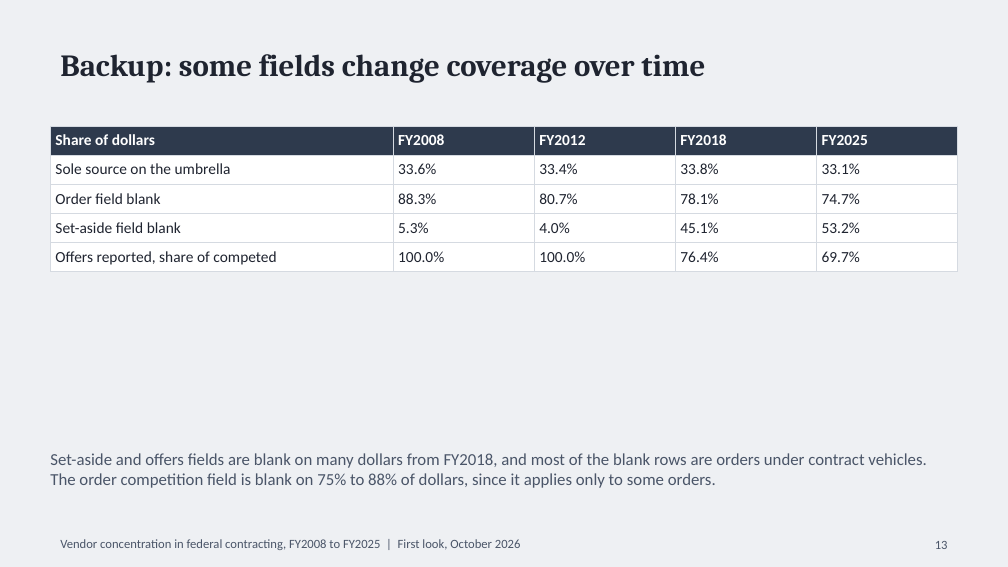
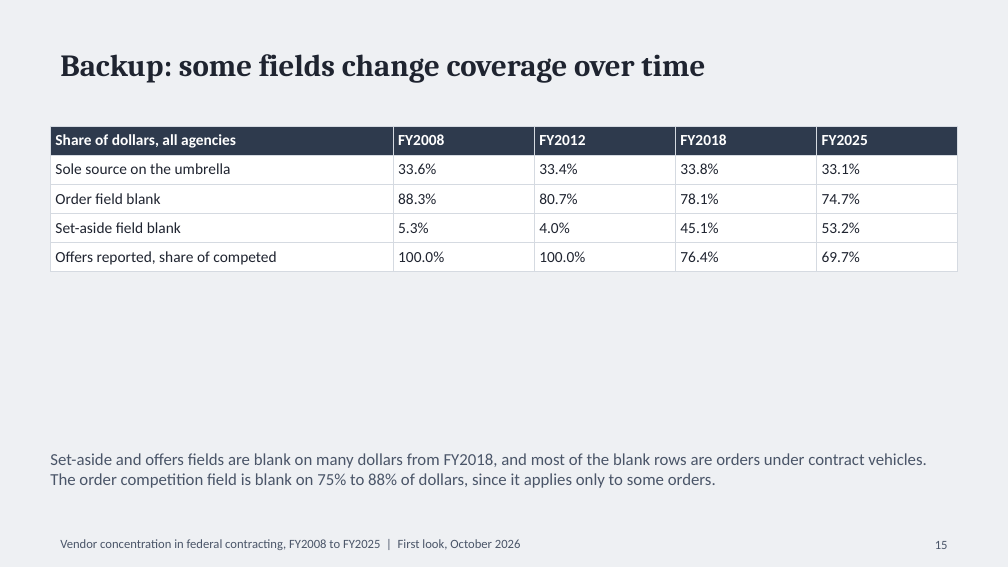
Before and after one commit to abh5227/federal-contracting-concentration, a slide deck: slide 15 of reports/eda/eda_presentation.pptx (slide 13 before the commit). Drawn at 1008x567 pixels with LibreOffice and Linux fonts; fonts in the diff are those of the drawing. Boxes give left, top, right and bottom in pixels: in the first picture for what was removed or moved away, otherwise in the second. Text is boxed around its words. In the diff, an @@ line names an element or a change of style, - is before the commit and + after.

```diff
--- a/reports/eda/eda_presentation.pptx
+++ b/reports/eda/eda_presentation.pptx
@@ table at box(50, 126, 958, 269) @@
-row 1, column 1: Share of dollars
+row 1, column 1: Share of dollars, all agencies
```
Also in this commit, not shown: 9 other slides changed, 4 slides added, 2 slides removed, 12 other files.
